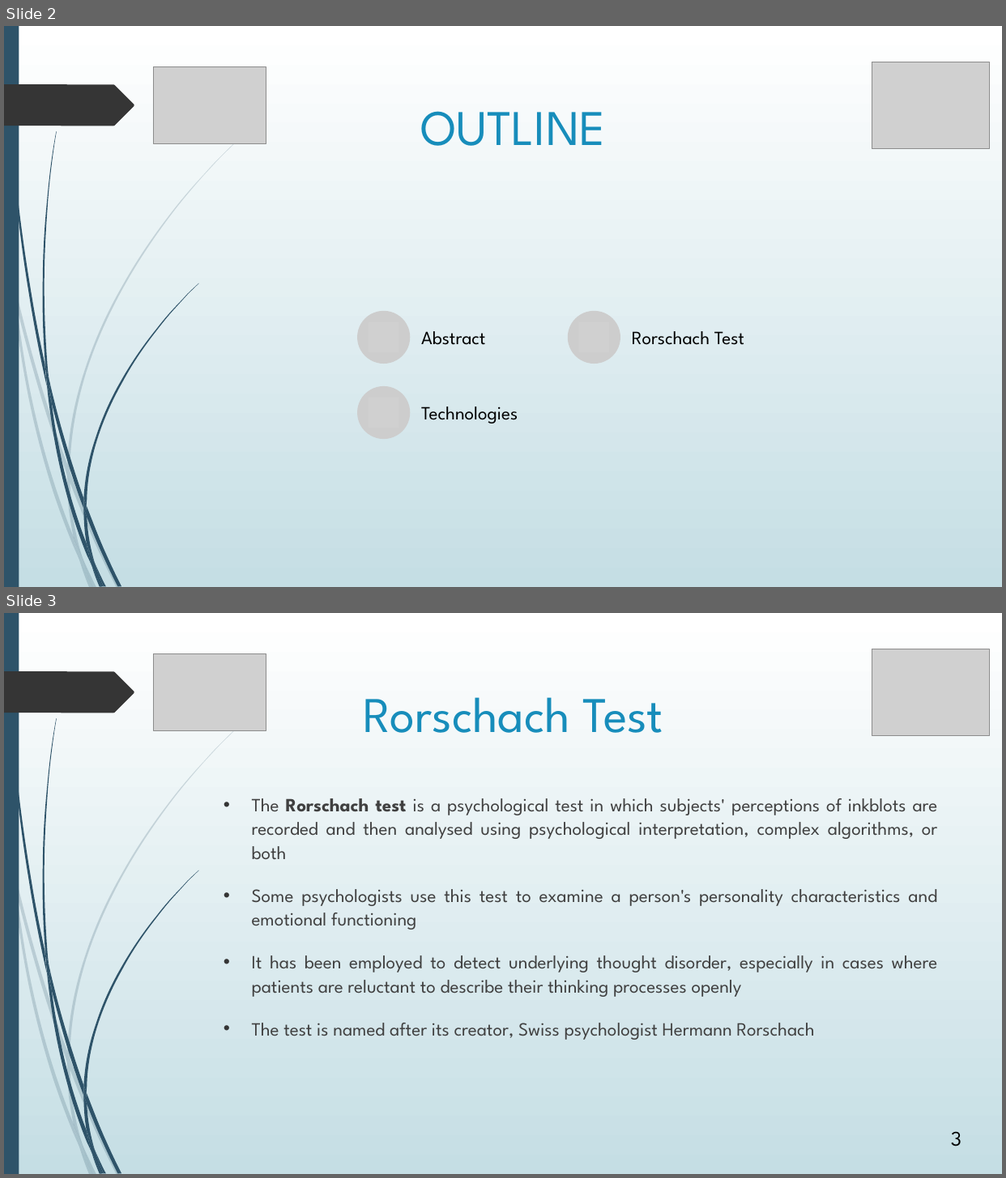
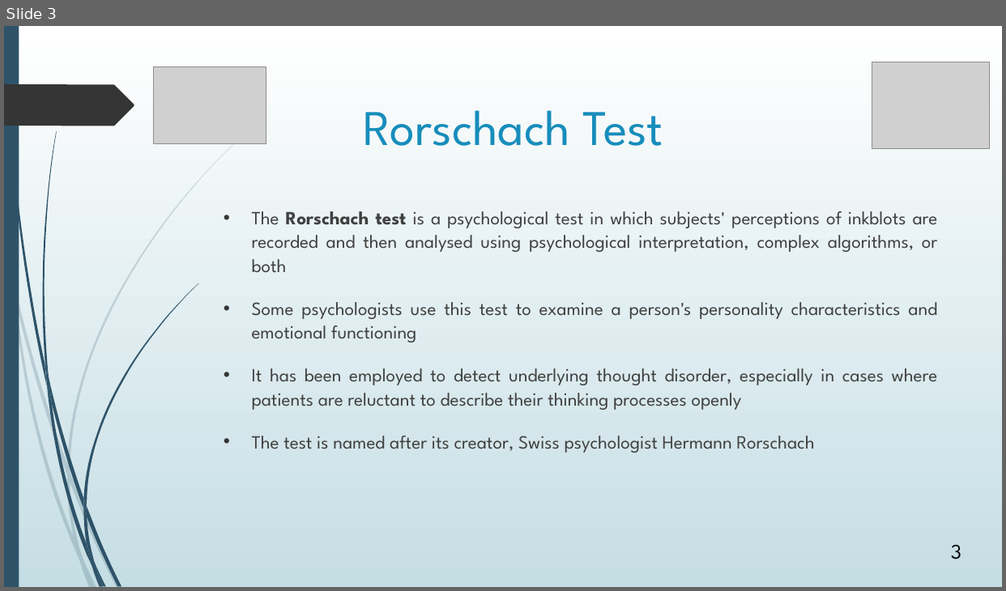
Before and after one commit to avasile96/Robotics, a slide deck: Presentation_updated.pptx. Shown one above the other, each under a label of ours: slides 2 and 3 before the commit, slide 3 after it. The pictures are 1006x1178 and 1006x591 pixels, drawn with LibreOffice and Linux fonts; fonts in the diff are those of the drawing; grey boxes stand for pictures. Boxes give left, top, right and bottom in pixels: in the first picture for what was removed or moved away, otherwise in the second. Text is boxed around its words. In the diff, an @@ line names an element or a change of style, - is before the commit and + after.

```diff
--- a/Presentation_updated.pptx
+++ b/Presentation_updated.pptx
@@ slide 2 removed at (4, 26, 1002, 587), background gradient #FFFFFF to #C5DEE5; not listed: 24 template elements that a slide beside it also shows @@
@@ picture removed at (154, 67, 266, 144) @@
@@ picture removed at (872, 62, 989, 149) @@
@@ title removed at (420, 111, 606, 146) @@
-OUTLINE
@@ group removed at (357, 311, 744, 439): 3 ellipses, 3 pictures, 3 texts @@
-Abstract
-Rorschach Test
-Technologies
```
Also in this commit, not shown: 1 slide changed, 1 slide added.
